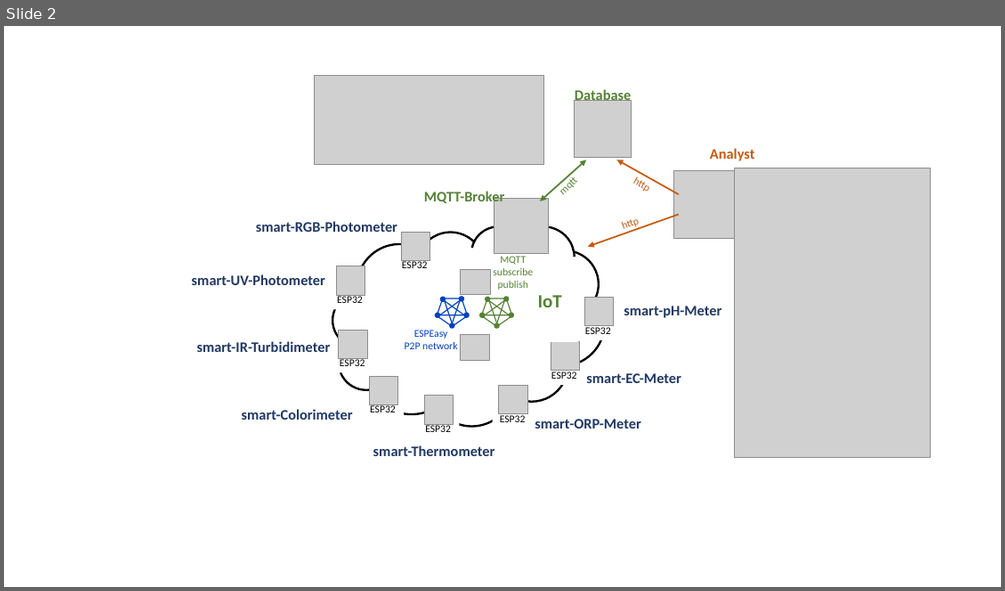
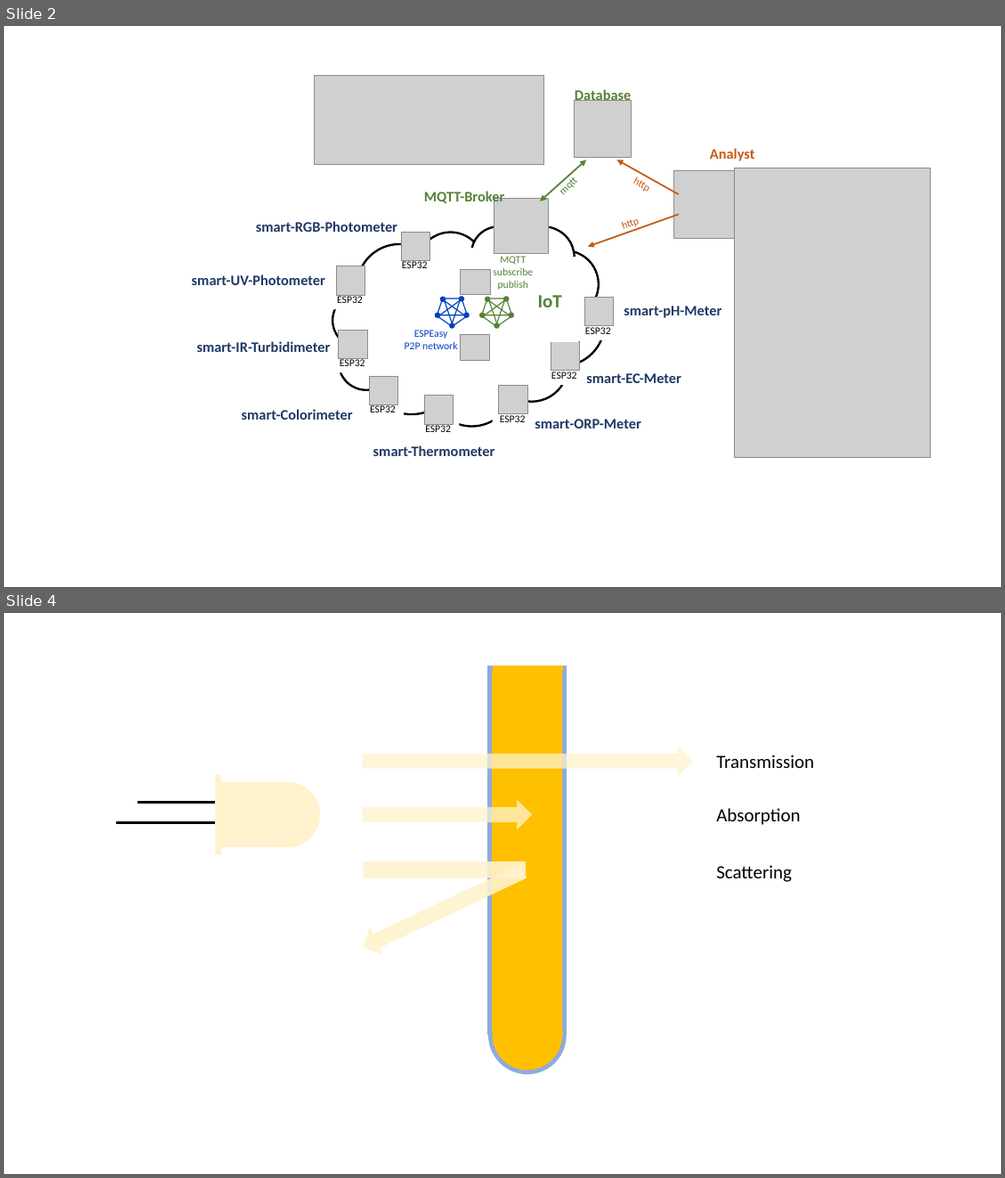
Before and after one commit to smartaquametering/smartPhotometer, a slide deck: setup/network.pptx. Shown one above the other, each under a label of ours: slide 2 before the commit, slides 2 and 4 after it; the slides between them are not shown. The pictures are 1005x591 and 1005x1178 pixels, drawn with LibreOffice and Linux fonts; fonts in the diff are those of the drawing; grey boxes stand for pictures. Boxes give left, top, right and bottom in pixels: in the first picture for what was removed or moved away, otherwise in the second. Text is boxed around its words. In the diff, an @@ line names an element or a change of style, - is before the commit and + after.

```diff
--- a/setup/network.pptx
+++ b/setup/network.pptx
@@ slide 4 added at (x1=4, y1=613, x2=1001, y2=1174), background #FFFFFF @@
@@ group added at (x1=490, y1=667, x2=565, y2=1072): 2 lines, 1 ellipse, 1 rectangle @@
@@ right arrow added at (x1=362, y1=747, x2=693, y2=776), fill #FFF2CC at 75% opacity @@
@@ text added at (x1=716, y1=755, x2=814, y2=768), 18 pt, text #000000 @@
+Transmission
@@ right arrow added at (x1=362, y1=799, x2=532, y2=829), fill #FFF2CC at 75% opacity @@
@@ group added at (x1=116, y1=774, x2=320, y2=854): 2 rectangles, 2 lines, 1 ellipse @@
@@ text added at (x1=716, y1=808, x2=800, y2=825), 18 pt, text #000000 @@
+Absorption
@@ right arrow added at (x1=356, y1=858, x2=530, y2=961), fill #FFF2CC at 90% opacity @@
@@ rectangle added at (x1=364, y1=861, x2=526, y2=877), fill #FFF2CC at 90% opacity @@
@@ text added at (x1=716, y1=865, x2=792, y2=882), 18 pt, text #000000 @@
+Scattering
```
Also in this commit, not shown: 2 other slides added, 3 other files.
